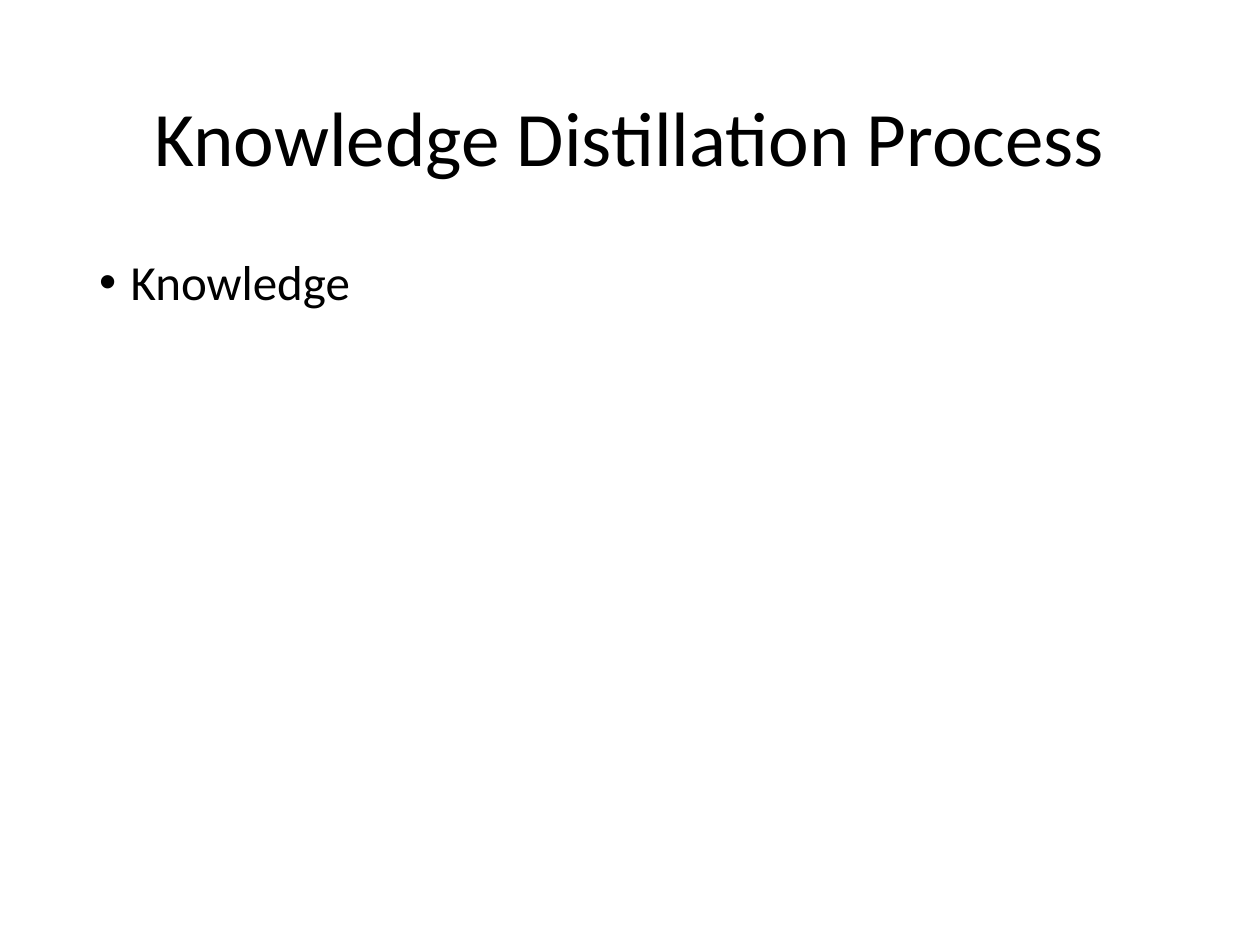
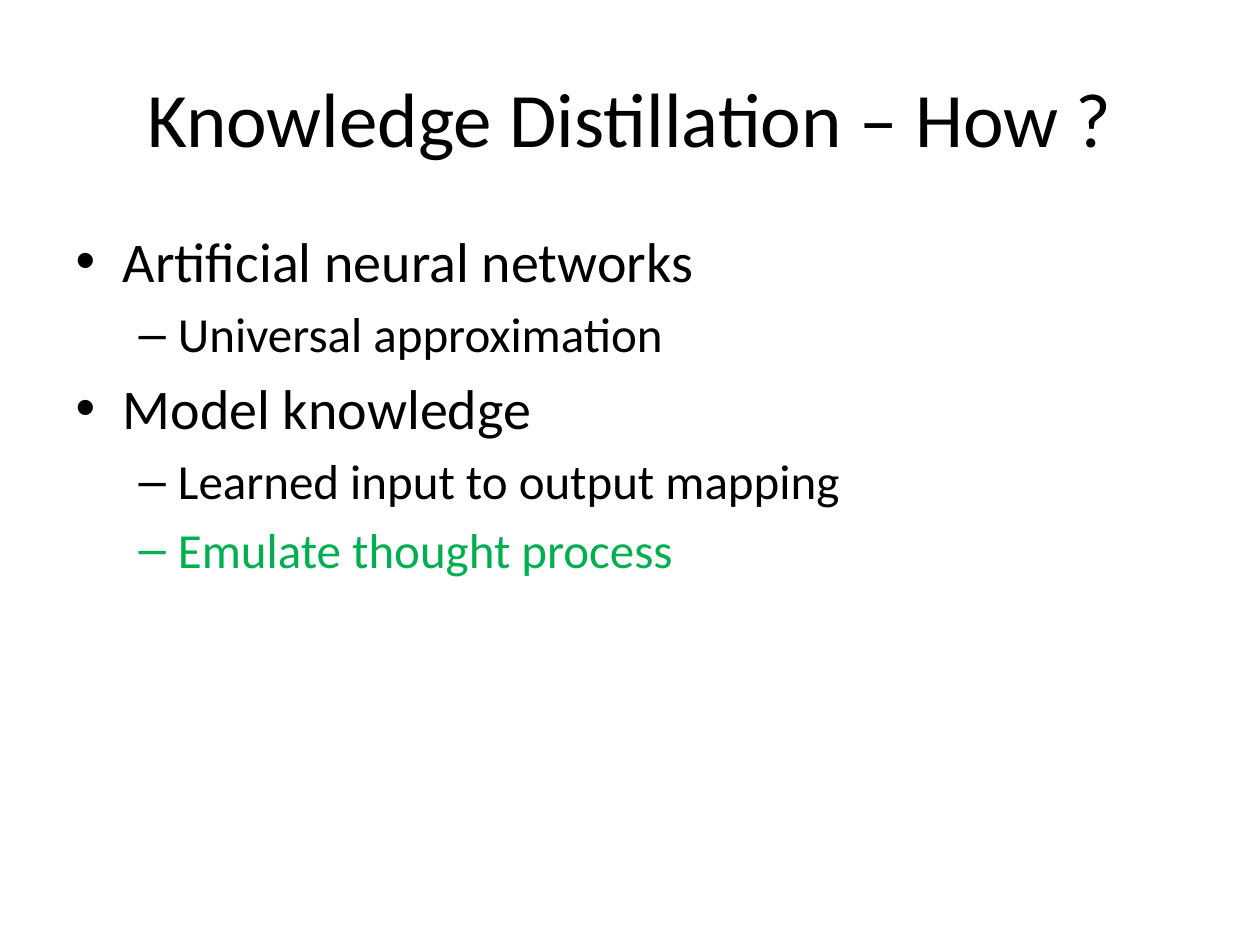
Before and after one commit to look4pritam/KnowledgeDistillation, a slide deck: slide 7 of Presentations/KnowledgeDistillation.pptx (slide 6 before the commit). Drawn at 1260x945 pixels with LibreOffice and Linux fonts; fonts in the diff are those of the drawing. Boxes give left, top, right and bottom in pixels: in the first picture for what was removed or moved away, otherwise in the second. Text is boxed around its words. In the diff, an @@ line names an element or a change of style, - is before the commit and + after.

```diff
--- a/Presentations/KnowledgeDistillation.pptx
+++ b/Presentations/KnowledgeDistillation.pptx
@@ title at (147, 93, 1058, 161): text changed @@
-Knowledge Distillation Process
+Knowledge Distillation – How ?
@@ text added at (123, 243, 839, 577), 28 pt, text #000000 @@
+• Artificial neural networks
+  – Universal approximation
+• Model knowledge
+  – Learned input to output mapping
+  – Emulate thought process
@@ text removed at (131, 266, 350, 309) @@
-• Knowledge
```
Also in this commit, not shown: 9 other slides changed, 17 slides added, 12 slides removed.
